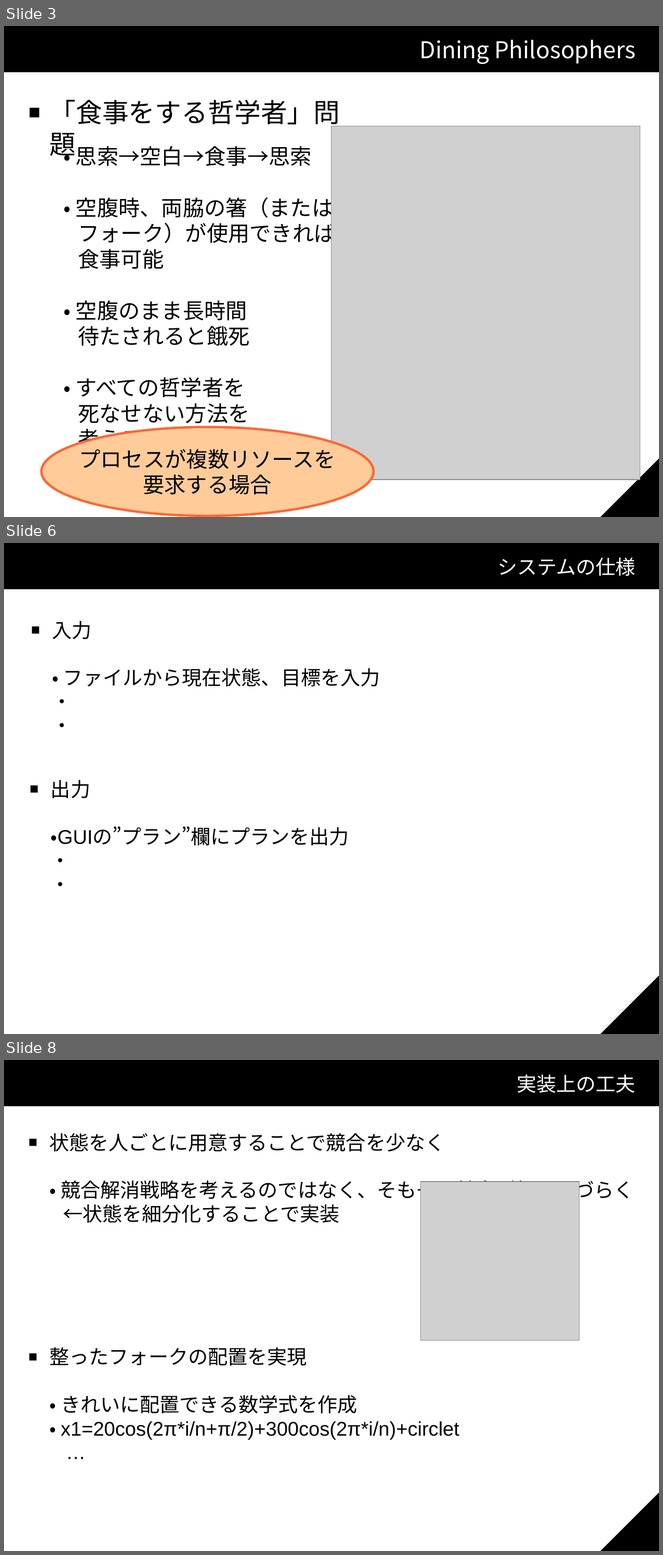
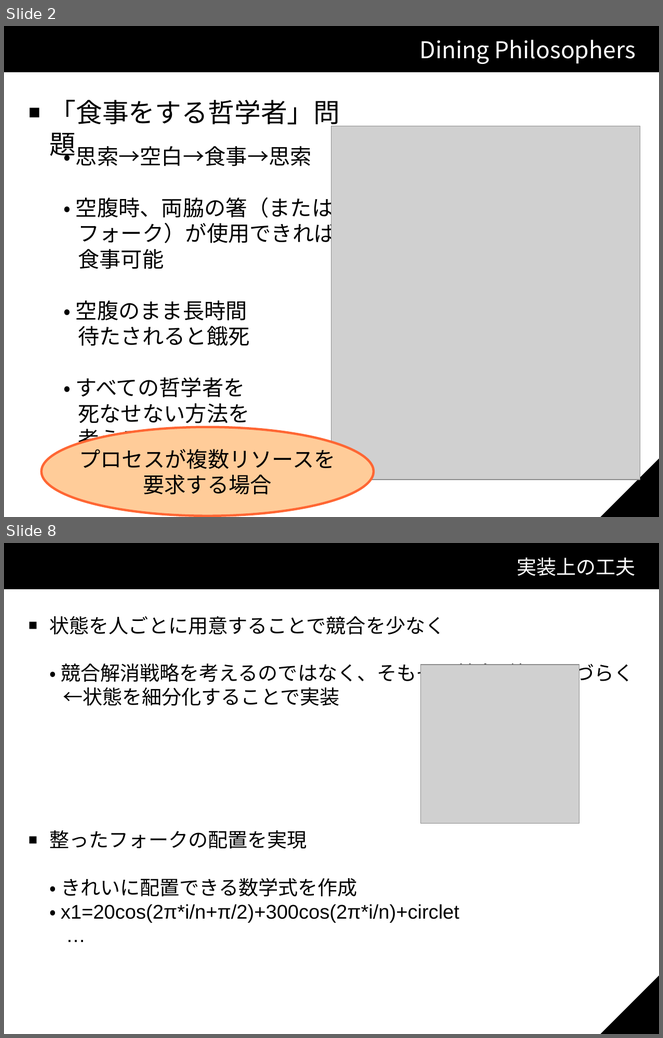
Before and after one commit to KP-3/Shota, a slide deck: スライド.odp. Shown one above the other, each under a label of ours: slides 3, 6 and 8 before the commit, slides 2 and 8 after it; the slides between them are not shown. The pictures are 663x1555 and 663x1038 pixels, drawn with LibreOffice and Linux fonts; fonts in the diff are those of the drawing; grey boxes stand for pictures; background and template pictures are left out. Boxes give left, top, right and bottom in pixels: in the first picture for what was removed or moved away, otherwise in the second. Text is boxed around its words. In the diff, an @@ line names an element or a change of style, - is before the commit and + after.

```diff
--- a/スライド.odp
+++ b/スライド.odp
@@ slide 6 removed at bbox=[4, 543, 659, 1034], background #FFFFFF; not listed: 3 template elements that a slide beside it also shows @@
@@ title removed at bbox=[497, 558, 636, 576] @@
-システムの仕様
@@ text removed at bbox=[52, 621, 380, 728] @@
-■ 入力
-・ ファイルから現在状態、目標を入力
-・
-・
@@ text removed at bbox=[51, 780, 349, 887] @@
-■ 出力
-・GUIの”プラン”欄にプランを出力
-・
-・
@@ what was slide 3 is now slide 2 @@
```
Also in this commit, not shown: 2 slides changed, 4 slides added, 2 other slides removed.
